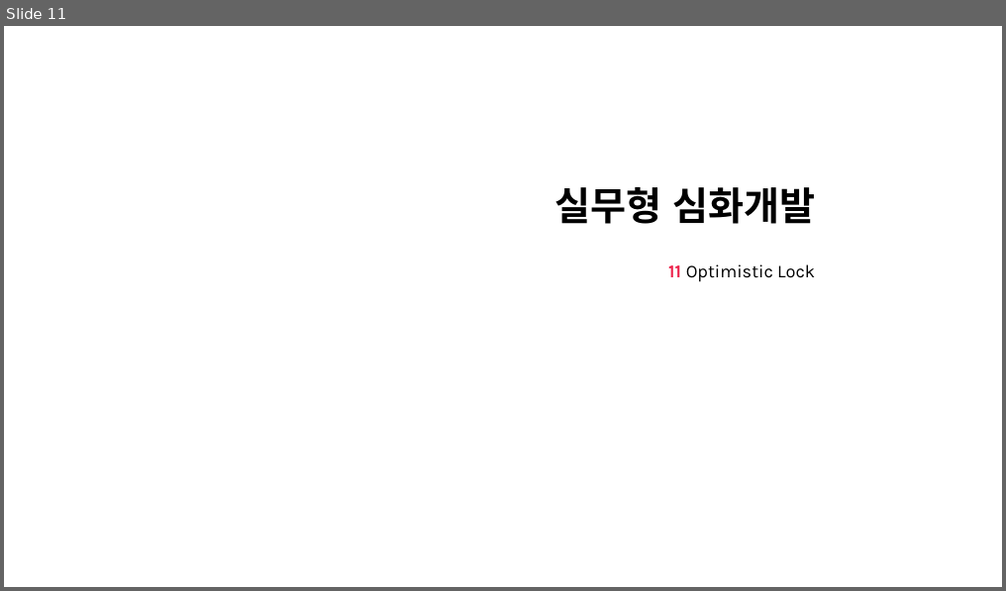
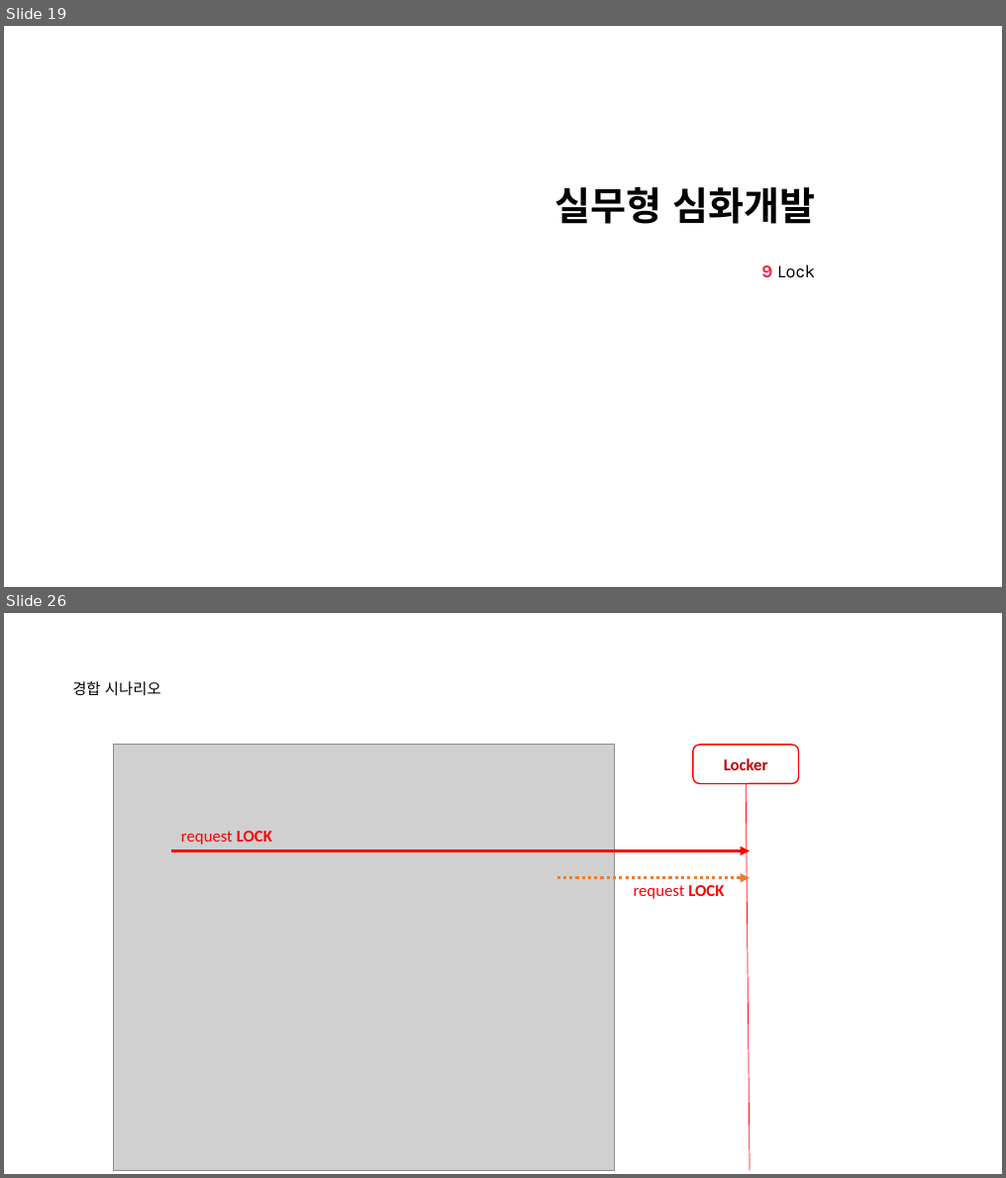
Before and after one commit to nayasis/fastcampus-hyper-webflux, a slide deck: 99.ppt/[Ch4-6. 실무형 심화개발.pptx. Shown one above the other, each under a label of ours: slide 11 before the commit, slides 19 and 26 after it; the slides between them are not shown. The pictures are 1006x591 and 1006x1178 pixels, drawn with LibreOffice and Linux fonts; fonts in the diff are those of the drawing; grey boxes stand for pictures; background and template pictures are left out. Boxes give left, top, right and bottom in pixels: in the first picture for what was removed or moved away, otherwise in the second. Text is boxed around its words. In the diff, an @@ line names an element or a change of style, - is before the commit and + after.

```diff
--- a/99.ppt/[Ch4-6. 실무형 심화개발.pptx
+++ b/99.ppt/[Ch4-6. 실무형 심화개발.pptx
@@ slide 26 added at <box>4,613,1002,1174</box>, background picture (left out) @@
@@ text added at <box>856,670,960,704</box>, 12 pt, text #FFFFFF, bold @@
+  9.
@@ title added at <box>72,681,161,696</box>, 11 pt, text #000000 @@
+경합 시나리오
@@ picture added at <box>113,745,614,1170</box> @@
@@ rounded rectangle added at <box>693,745,798,783</box>, fill #FFFFFF, outline #FF0000 1 pt, 12 pt, text #C00000, bold @@
+Locker
@@ line added from (746, 783) to (749, 1170), #FF0000 0.5 pt @@
@@ text added at <box>181,831,272,845</box>, 12 pt, text #FF0000 @@
+request LOCK
@@ arrow added from (171, 852) to (749, 852), #FF0000 2.25 pt @@
@@ arrow added from (556, 878) to (749, 878), #ED7D31 2.25 pt dashed @@
@@ text added at <box>634,885,685,899</box>, 12 pt, text #FF0000 @@
+request LOCK
@@ text added at <box>688,885,724,896</box>, 8 pt, text #FFFFFF @@
+  Lock
@@ what was slide 11 is now slide 19 @@
@@ slide 19 changed as well @@
@@ subtitle at <box>761,265,815,278</box>: text changed @@
-11 Optimistic Lock
+9 Lock
```
Also in this commit, not shown: 7 other slides changed, 12 other slides added, 1 slide removed, 1 other file.
